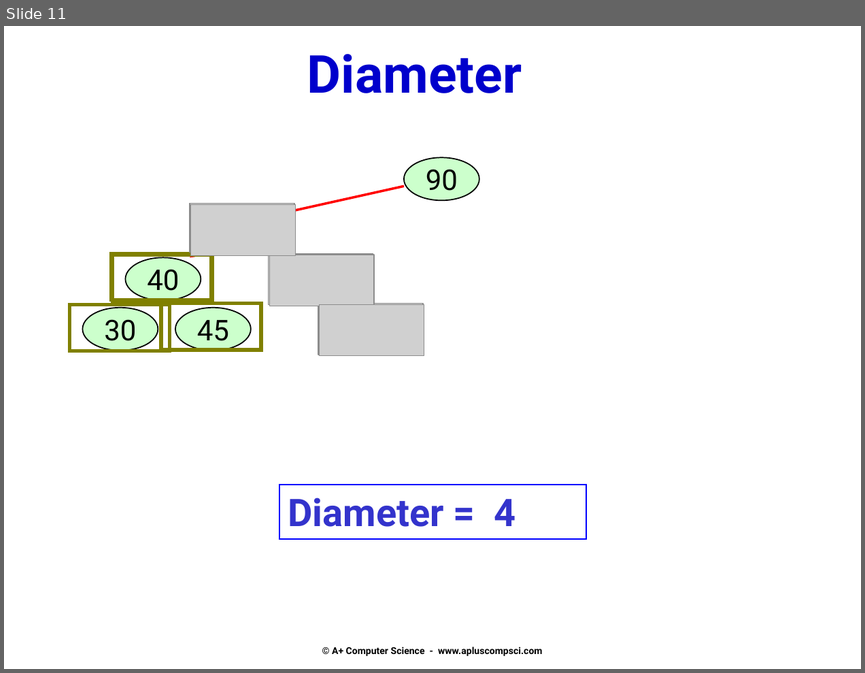
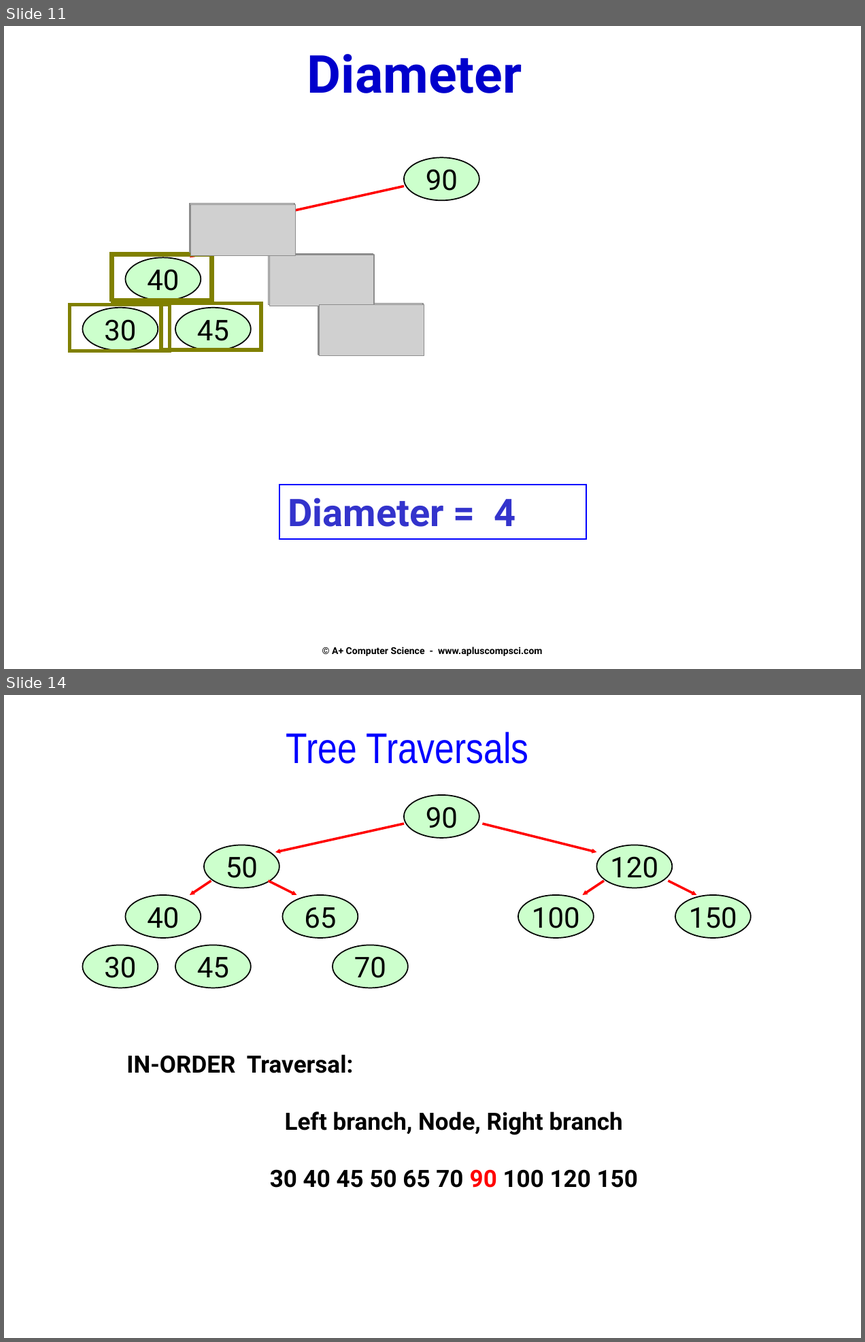
Before and after one commit to Cy-FairCS/cs3, a slide deck: u08a_bTrees/notes/_b - Attributes and and building BSTs.pptx. Shown one above the other, each under a label of ours: slide 11 before the commit, slides 11 and 14 after it; the slides between them are not shown. The pictures are 865x673 and 865x1342 pixels, drawn with LibreOffice and Linux fonts; fonts in the diff are those of the drawing; grey boxes stand for pictures. Boxes give left, top, right and bottom in pixels: in the first picture for what was removed or moved away, otherwise in the second. Text is boxed around its words. In the diff, an @@ line names an element or a change of style, - is before the commit and + after.

```diff
--- a/u08a_bTrees/notes/_b - Attributes and and building BSTs.pptx
+++ b/u08a_bTrees/notes/_b - Attributes and and building BSTs.pptx
@@ slide 14 added at (x1=4, y1=695, x2=861, y2=1338), background #FFFFFF @@
@@ text added at (x1=286, y1=732, x2=528, y2=764), 36 pt, text #0000FF @@
+Tree Traversals
@@ group added at (x1=83, y1=795, x2=750, y2=988): 10 ellipses, 6 arrows @@
+70
+50
+40
+65
+120
+100
+150
+30
+45
+90
@@ text added at (x1=126, y1=1054, x2=638, y2=1187), 20 pt, text #000000, bold @@
+IN-ORDER Traversal:
+Left branch, Node, Right branch
+30 40 45 50 65 70 90 100 120 150
```
Also in this commit, not shown: 11 other slides added, 16 slides removed, 1 other file.
